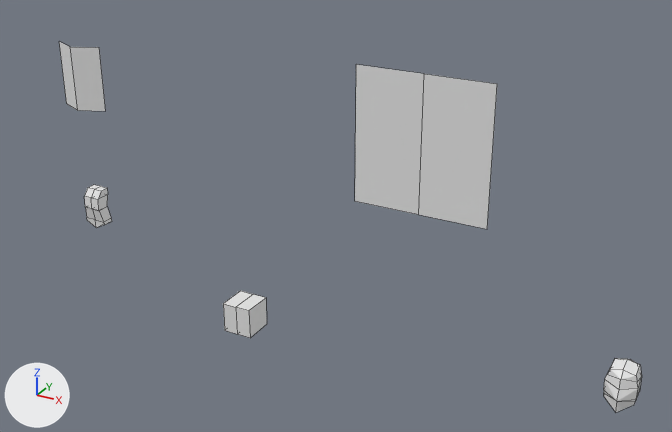
Two versions of the Blender file template_psx_charter.blend, one commit apart.
Camera for both pictures: a 50 mm camera at (10.71, -10.95, 7.58) aimed at (4.48, 0.38, 1.91). Lighting does not change. The marker at lower left points along +X, +Y and +Z. Mesh edges are drawn as thin lines.

The older version as bpy lines, for what is in view:
```python
me_cube_003 = bpy.data.meshes.new('Cube.003')
me_cube_003.from_pydata(...)  # a box spanning x 0.0..0.25, y -0.25..0.25, z -0.25..0.25
me_plane_004 = bpy.data.meshes.new('Plane.004')
me_plane_004.from_pydata(...)  # 24 vertices, 19 faces; spans x 0.0..0.221, y -0.177..0.43, z -0.2..0.448
me_plane_005 = bpy.data.meshes.new('Plane.005')
me_plane_005.from_pydata([(0.0, -0.193, -0.338), (0.423, 0.0, -0.338), (0.0, -0.193, 0.705), (0.423, 0.0, 0.705)], [], [(0, 1, 3, 2)])
ob_cube_004 = bpy.data.objects.new('Cube.004', me_cube_003)
ob_cube_004.location = (3.0, 0.0, 0.0)
_m = ob_cube_004.modifiers.new('Mirror', 'MIRROR')
_m.use_clip = True
ob_plane_001 = bpy.data.objects.new('Plane.001', me_plane_004)
ob_plane_001.location = (9.0, 0.0, 0.4)
_m = ob_plane_001.modifiers.new('Mirror', 'MIRROR')
_m.use_clip = True
ob_plane_002 = bpy.data.objects.new('Plane.002', me_plane_005)
ob_plane_002.location = (0.0, 0.0, 3.4)
_m = ob_plane_002.modifiers.new('Mirror', 'MIRROR')
_m.use_clip = True
# also in view: 'Plane' at (6.0, 0.0, 3.4)
```
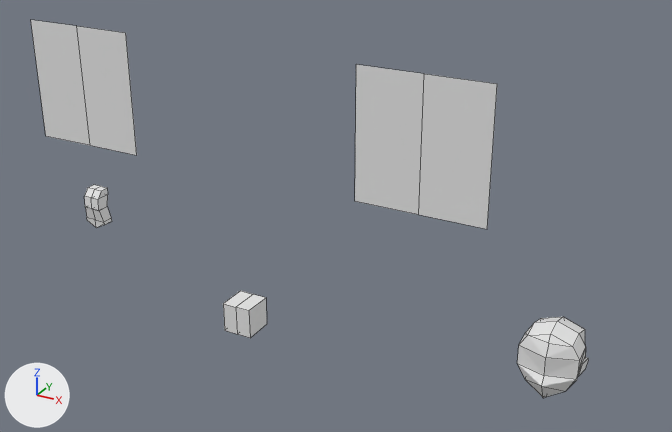
What changed in the scene script:
```text
Change me_plane_004:
    used by ob_plane_001; location = (9.0, 0.0, 0.4)
    verts and faces of me_plane_004; kept vertices keep their numbers, new ones are numbered from 24
    remove me_plane_004.from_pydata(...)  # 24 vertices, 19 faces; spans x 0.0..0.221, y -0.177..0.43, z -0.2..0.448
    add me_plane_004.from_pydata(...)  # 4 vertices, 1 face; spans x 0.0..1.0, y 0.0, z -1.0..1.0
    me_plane_004 part 2: the whole mesh is rebuilt
    me_plane_004 part 3
    add verts[24] = (0.0, 0.0, -1.0)  # pixel (90, 145)
    add verts[25] = (1.0, 0.0, -1.0)  # pixel (136, 155)
    add verts[26] = (0.0, 0.0, 1.0)  # pixel (76, 25)
    add verts[27] = (1.0, 0.0, 1.0)  # pixel (125, 32)
    add faces += [(24, 25, 27, 26)]
Change me_plane_005:
    used by ob_plane_002; location = (0.0, 0.0, 3.4)
    remove me_plane_005.from_pydata(...)  # 4 vertices, 1 face; spans x 0.0..0.423, y -0.193..0.0, z -0.338..0.705
    add me_plane_005.from_pydata(...)  # 35 vertices, 27 faces; spans x 0.0..0.446, y -0.199..0.76, z -0.338..0.714
    me_plane_005 part 1: the whole mesh is rebuilt
Change ob_plane_001:
    ob_plane_001.location: (9.0, 0.0, 0.4) -> (0.0, 0.0, 3.4)
Change ob_plane_002:
    ob_plane_002.location: (0.0, 0.0, 3.4) -> (8.0, 0.0, 0.4)
```

Changed parts and their boxes [x1, y1, x2, y2] in the pictures (672 x 432 px):
'Plane.001', reshaped, moved (174% wider, 147% taller): before [604, 358, 642, 412]; after [31, 20, 137, 155]
'Plane.002', reshaped, moved (50% wider, 17% taller): before [59, 42, 106, 111]; after [517, 317, 588, 398]
part 2 of me_plane_004, deleted: before [604, 358, 642, 412]
part 3 of me_plane_004, added: after [31, 20, 137, 155]
